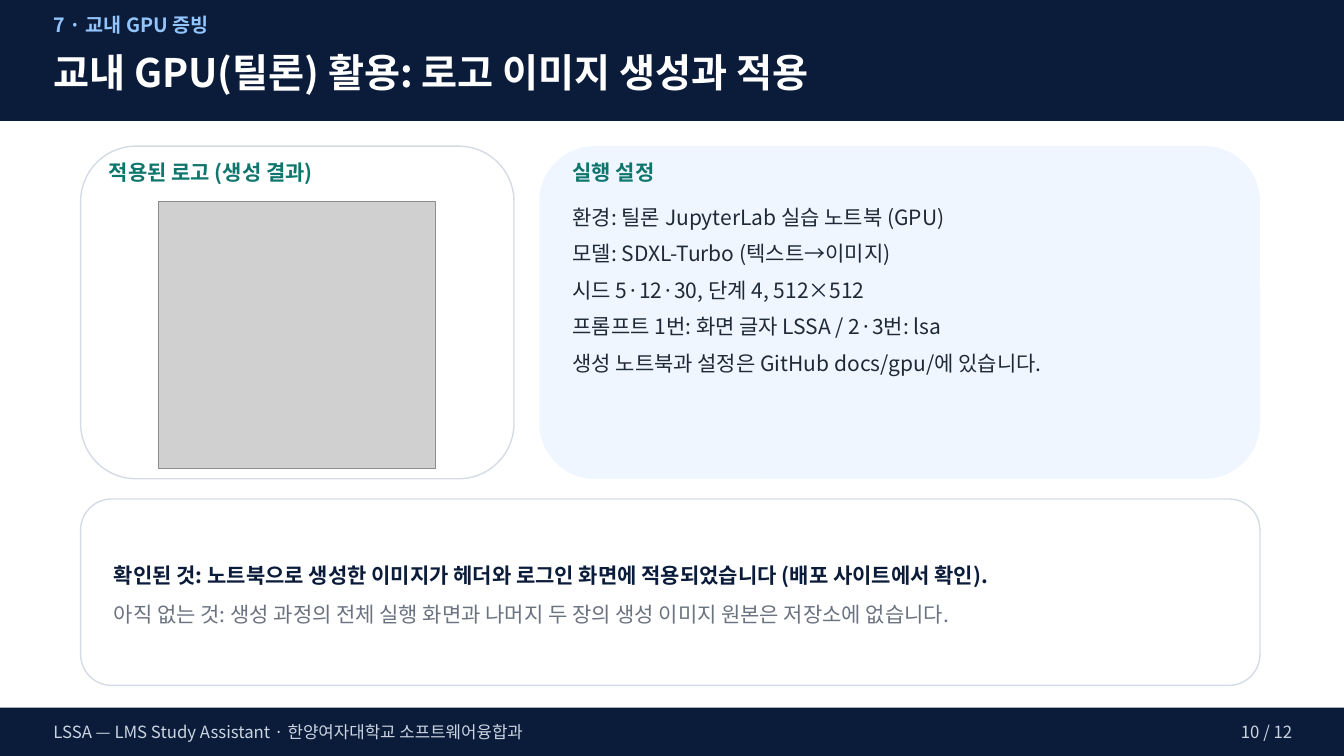
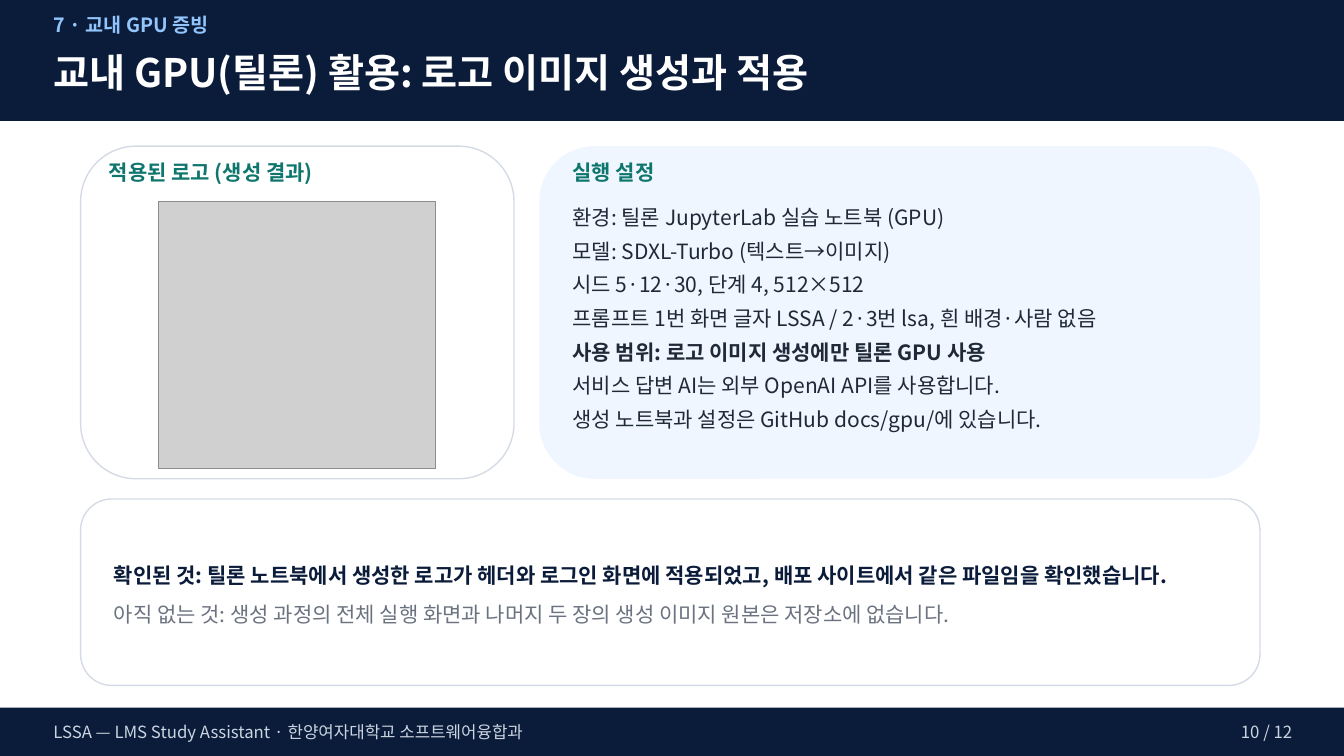
Before and after one commit to arlen-up/Study_assistance, a slide deck: slide 10 of docs/발표자료/최종/LSSA_심사_최종.pptx. Drawn at 1344x756 pixels with LibreOffice and Linux fonts; fonts in the diff are those of the drawing; grey boxes stand for pictures. Boxes give left, top, right and bottom in pixels: in the first picture for what was removed or moved away, otherwise in the second. Text is boxed around its words. In the diff, an @@ line names an element or a change of style, - is before the commit and + after.

```diff
--- a/docs/발표자료/최종/LSSA_심사_최종.pptx
+++ b/docs/발표자료/최종/LSSA_심사_최종.pptx
@@ text at (573, 207, 1041, 432): less space between paragraphs @@
@@ text at (573, 308, 1097, 398): text changed @@
-프롬프트 1번: 화면 글자 LSSA / 2·3번: lsa
+프롬프트 1번 화면 글자 LSSA / 2·3번 lsa, 흰 배경·사람 없음
+사용 범위: 로고 이미지 생성에만 틸론 GPU 사용
+서비스 답변 AI는 외부 OpenAI API를 사용합니다.
@@ text at (114, 565, 1167, 587): text changed @@
-확인된 것: 노트북으로 생성한 이미지가 헤더와 로그인 화면에 적용되었습니다 (배포 사이트에서 확인).
+확인된 것: 틸론 노트북에서 생성한 로고가 헤더와 로그인 화면에 적용되었고, 배포 사이트에서 같은 파일임을 확인했습니다.
```
Also in this commit, not shown: 1 other file.
